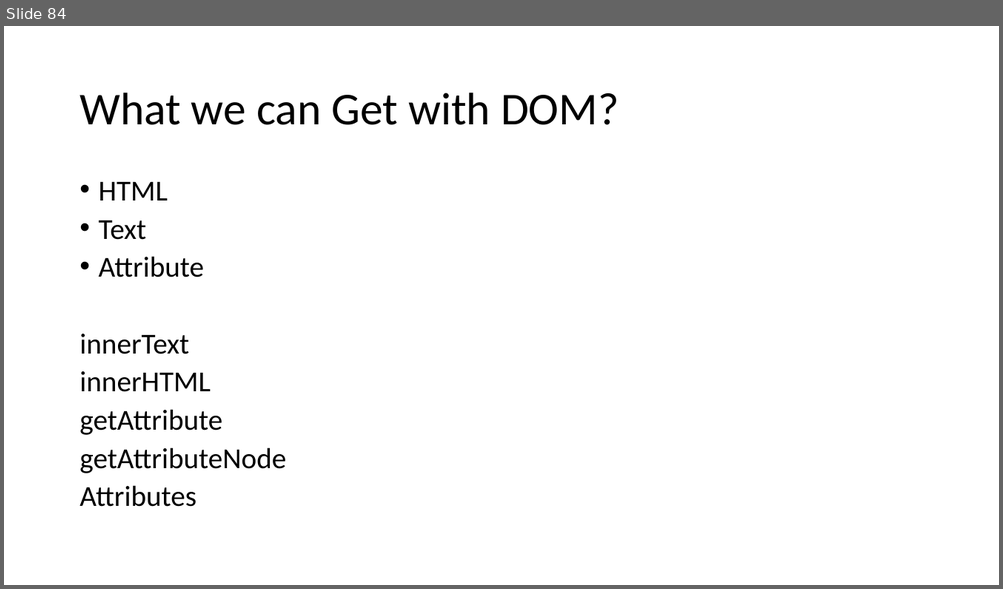
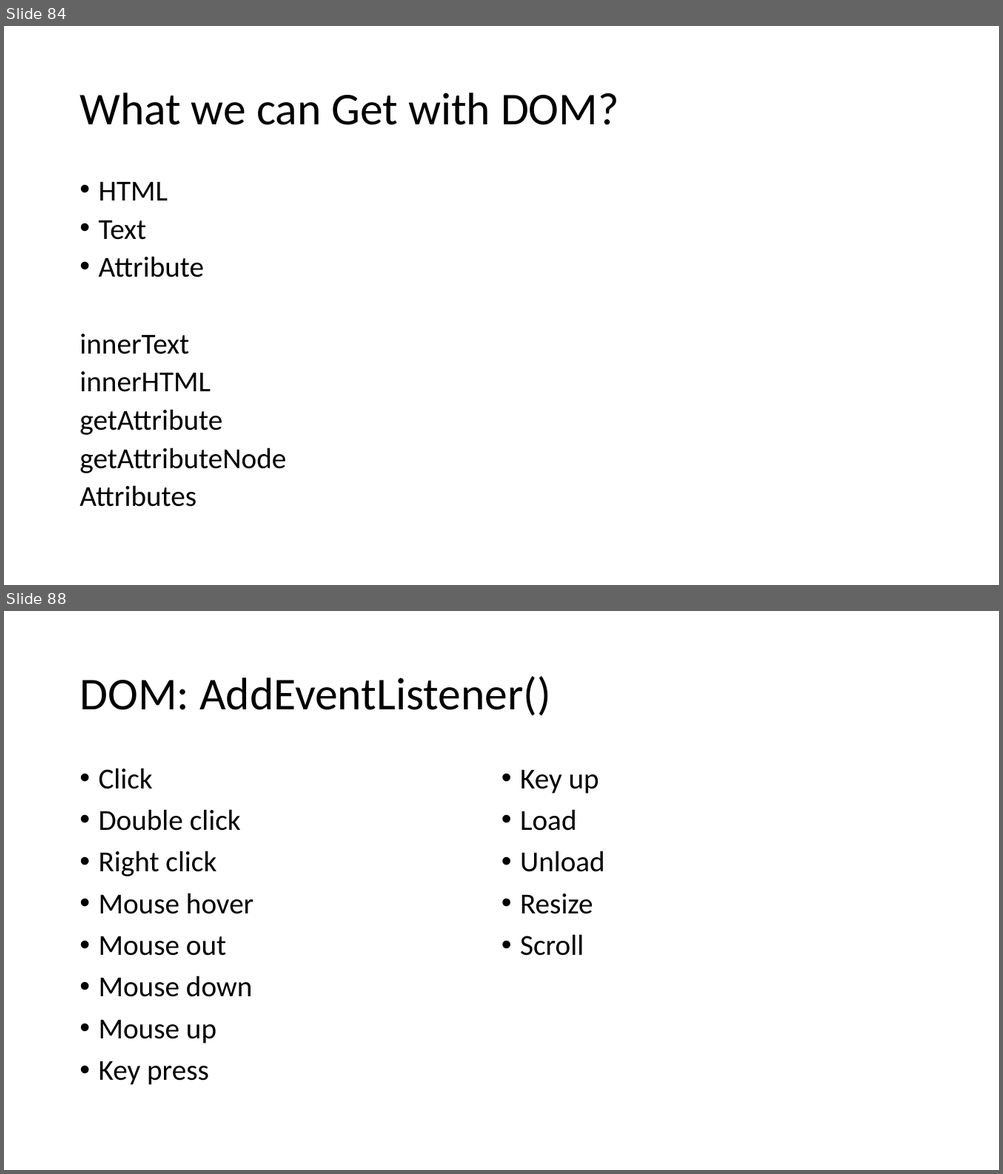
Before and after one commit to PiyushChaturvedii/Batch04, a slide deck: JavaScript.pptx. Shown one above the other, each under a label of ours: slide 84 before the commit, slides 84 and 88 after it; the slides between them are not shown. The pictures are 1003x589 and 1003x1174 pixels, drawn with LibreOffice and Linux fonts; fonts in the diff are those of the drawing. Boxes give left, top, right and bottom in pixels: in the first picture for what was removed or moved away, otherwise in the second. Text is boxed around its words. In the diff, an @@ line names an element or a change of style, - is before the commit and + after.

```diff
--- a/JavaScript.pptx
+++ b/JavaScript.pptx
@@ slide 88 added at (4,611,999,1170), background #FFFFFF @@
@@ title added at (79,676,551,716), 44 pt, text #000000 @@
+DOM: AddEventListener()
@@ text added at (99,768,605,1085), 28 pt, text #000000 @@
+• Click
+• Double click
+• Right click
+• Mouse hover
+• Mouse out
+• Mouse down
+• Mouse up
+• Key press
+• Key up
+• Load
+• Unload
+• Resize
+• Scroll
```
Also in this commit, not shown: 1 slide changed, 5 other slides added, 3 other files.
